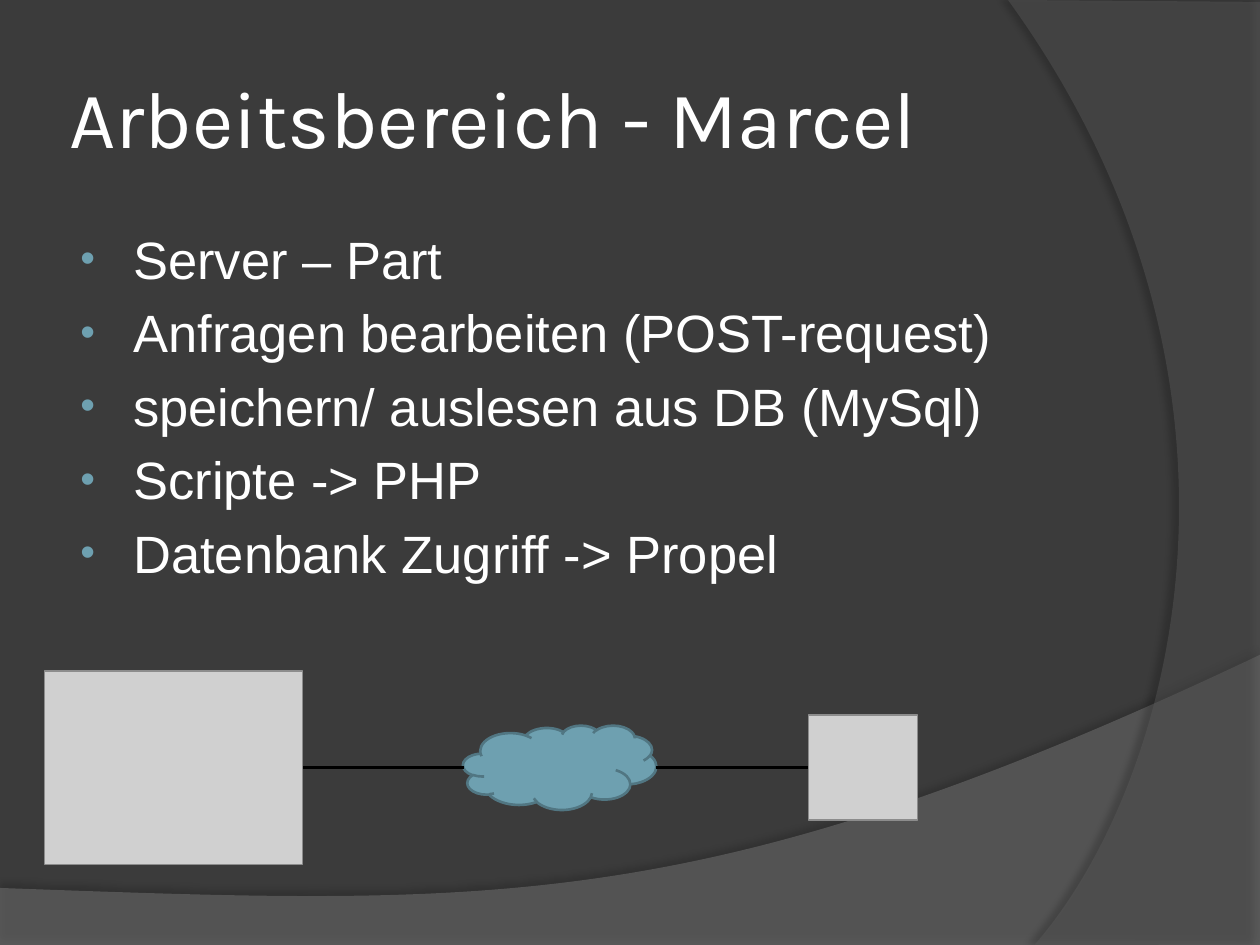
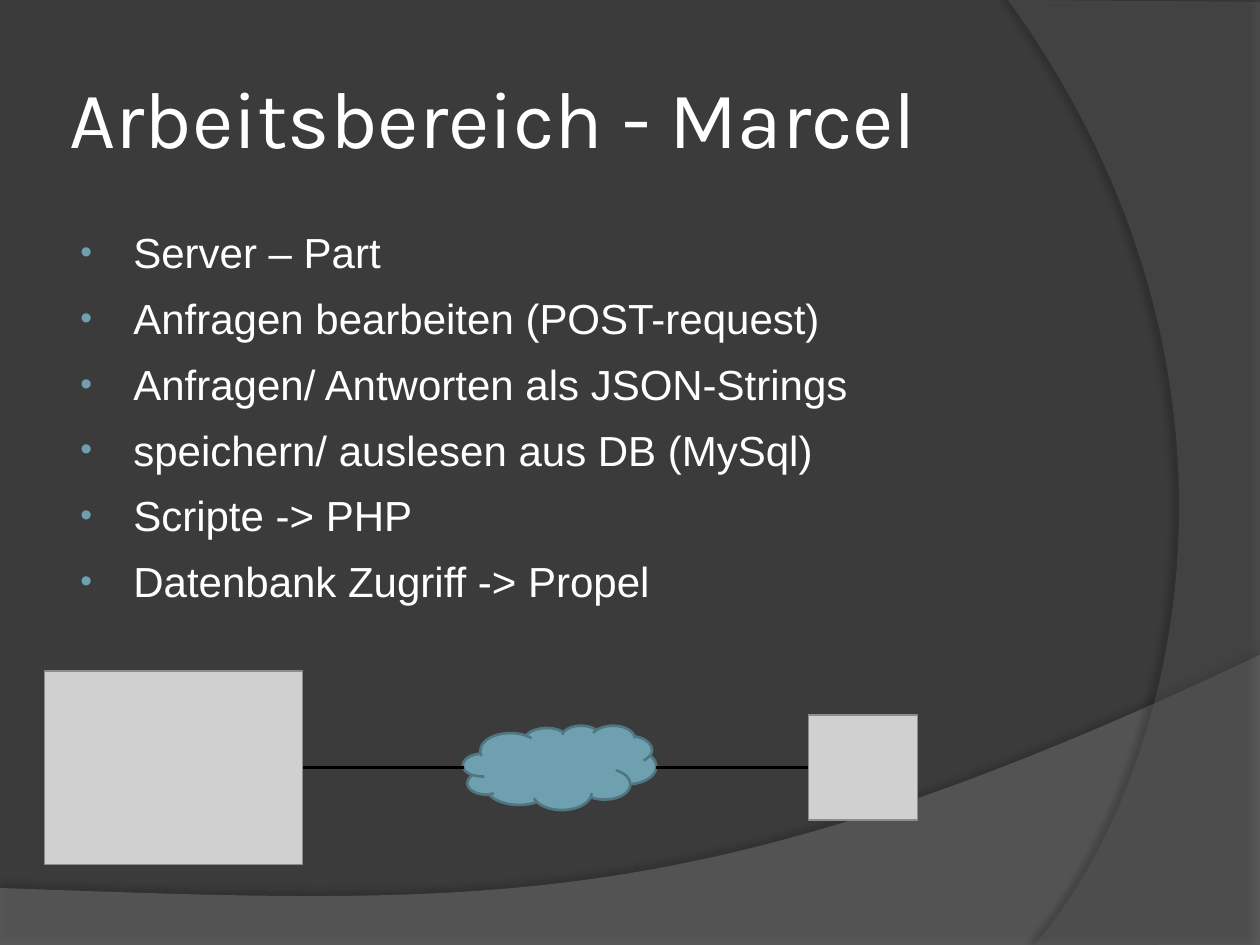
Before and after one commit to mbohlaender/pam, a slide deck: slide 14 of documentation/presentation.pptx. Drawn at 1260x945 pixels with LibreOffice and Linux fonts; fonts in the diff are those of the drawing; grey boxes stand for pictures. Boxes give left, top, right and bottom in pixels: in the first picture for what was removed or moved away, otherwise in the second. Text is boxed around its words. In the diff, an @@ line names an element or a change of style, - is before the commit and + after.

Commit message:
Fix my presentation part.

```diff
--- a/documentation/presentation.pptx
+++ b/documentation/presentation.pptx
@@ text at [133,238,820,606]: size 30 to 24 pt in "Server – Part", "Anfragen bearbeiten (POST-request)", "speichern/ auslesen aus DB (MySql)", "Scripte -> PHP" and 1 more places; more space between paragraphs @@
@@ text at [133,369,848,408]: paragraph added @@
+• Anfragen/ Antworten als JSON-Strings
```
Also in this commit, not shown: 1 other slide changed.
